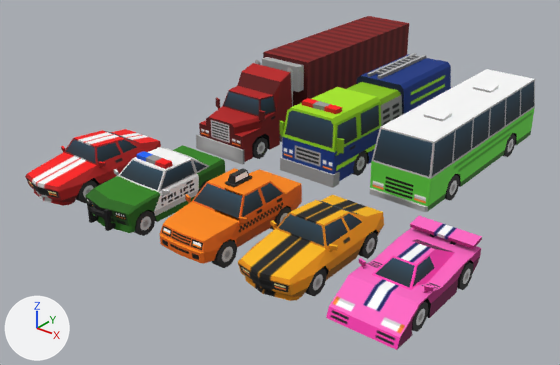
One commit to the FBX model Assets/RoadPooling/Prefabs/Props/Hurldes/cars.fbx: the scene before it, then after it.
Both versions are drawn from a camera (50 mm lens) standing at (0.1294, -0.2263, 0.1031) and looking at (-0.0065, -0.0564, -0.0022). Every picture has the same lights, and +X, +Y and +Z are marked at lower left. Where no turn or scale is listed for an object, it has been applied to the vertices.

Before the edit, the objects in view are built like this:
```python
me_mesh_001 = bpy.data.meshes.new('Mesh.001')
me_mesh_001.from_pydata(...)  # 490 vertices, 470 faces; spans x -1.18..1.18, y -1.17..1.17, z -3.69..3.69
# faces by material slot: [385, 85]
me_mesh_001.materials.append(mat_chp_mat_veh_land_col3)  # picture img_chp_tex_veh_land_col3_png
me_mesh_001.materials.append(mat_chp_mat_veh_land_col1)  # picture img_chp_tex_veh_land_col1_png
me_mesh_002 = bpy.data.meshes.new('Mesh.002')
me_mesh_002.from_pydata(...)  # 297 vertices, 285 faces; spans x -0.0096..0.0096, y -0.0195..0.0195, z -0.0054..0.0054
# faces by material slot: [213, 72]
me_mesh_002.materials.append(mat_chp_mat_veh_land_col4)  # picture img_chp_tex_veh_land_col2_png
me_mesh_002.materials.append(mat_chp_mat_veh_land_col1)  # picture img_chp_tex_veh_land_col1_png
me_mesh_004 = bpy.data.meshes.new('Mesh.004')
me_mesh_004.from_pydata(...)  # 266 vertices, 267 faces; spans x -0.01..0.01, y -0.0201..0.0201, z -0.0071..0.0071
me_mesh_004.materials.append(mat_chp_mat_veh_land_col1)  # picture img_chp_tex_veh_land_col1_png
ob_polysurface120 = bpy.data.objects.new('polySurface120', me_mesh_001)
ob_polysurface120.parent = ob_group1
ob_polysurface120.location = (0.283, 1.171, 1.869)
ob_polysurface3923 = bpy.data.objects.new('polySurface3923', me_mesh_004)
ob_polysurface3923.location = (-0.0472, -0.0953, 0.0071)
ob_polysurface7186 = bpy.data.objects.new('polySurface7186', me_mesh_002)
ob_polysurface7186.location = (0.0573, -0.0889, 0.0054)
# also in view: 'polySurface212' at (0.0069, -0.0924, 0.0088); 'polySurface342' at (0.0319, -0.0922, 0.0071); 'polySurface25' at (-0.0204, -0.0958, 0.0078); 'polySurface7166' at (-0.0291, -0.0093, 0.0132); 'polySurface7237' at (0.0331, -0.0167, 0.0116)
```
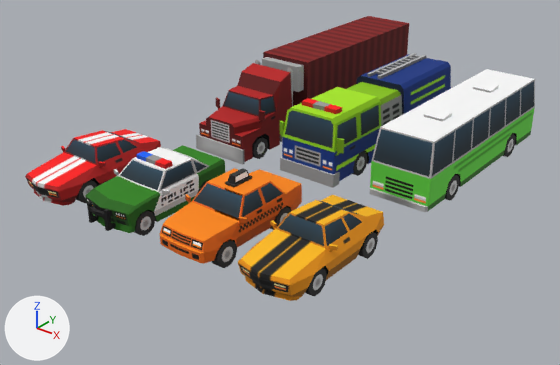
The edits, one by one:
Object 'polySurface7186' (ob_polysurface7186) is deleted.

What differs and where, as boxes [x1, y1, x2, y2] in the pictures (560 x 365 px):
'polySurface7186', deleted (pink): before [326, 216, 482, 350]
    faces in mat_chp_mat_veh_land_col4 (picture img_chp_tex_veh_land_col2_png): [326, 216, 482, 350]
    faces in mat_chp_mat_veh_land_col1 (picture img_chp_tex_veh_land_col1_png): [412, 262, 473, 332]
